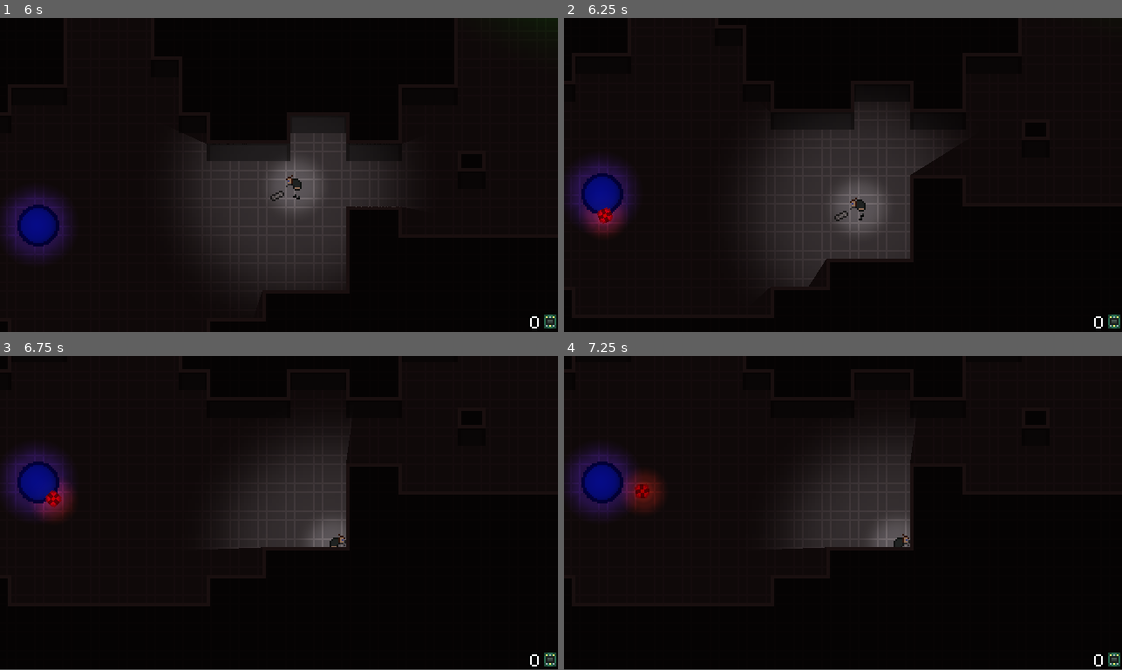
Above: before the commit, frames 1-4 (two rows, left to right).
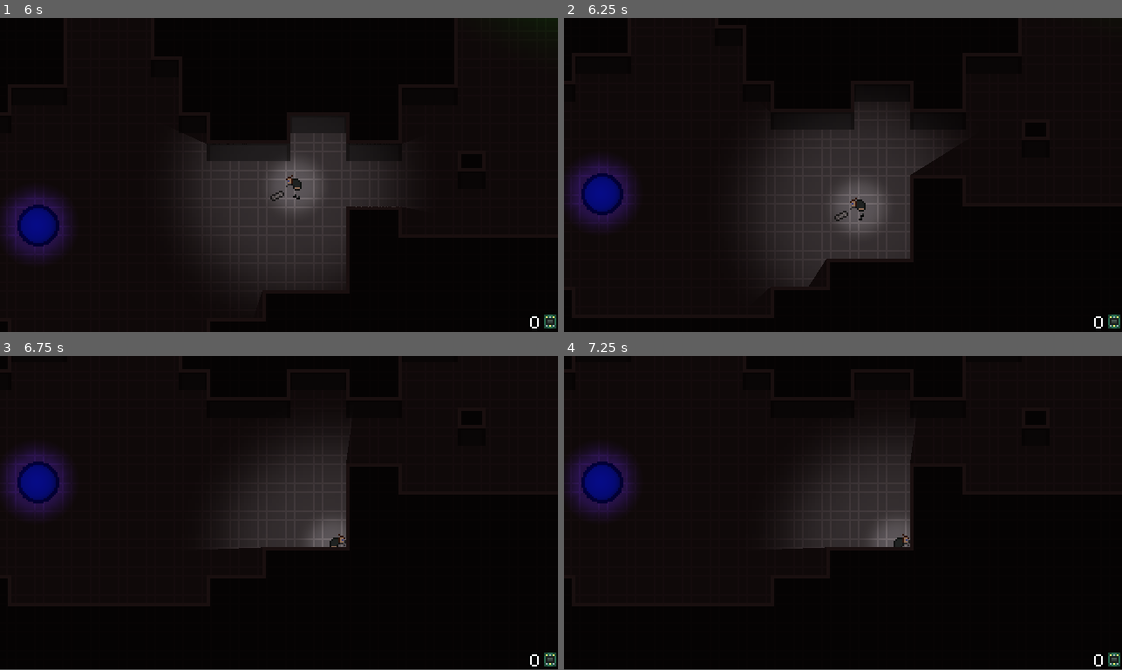
Above: after the commit, the same moments.

Repository: Evanaellio/ludumdare46
Game: Godot game, scene res://Game/Game.tscn
Two runs of this game, one before a commit and one after it. Both use one fixed random seed, a clock stepped at 60 frames per second and the inputs below. The engine's default icon, where the game draws it, is replaced by a stand-in: a white triangle on a blue panel in a dark square. Sound files missing from this copy of the repository are replaced by a short silence.
Inputs:
- Up to frame 1 (6 s): click "New game" at 0.5 s; tap Enter at 1.25, 5.75 s; hold D (Right) 1.28-2.03 s; tap E (Use) at 1.35, 2.3, 2.85, 3.6, 4.55, 5.1, 5.85 s; hold S (Down) 2.03-2.78 s; tap Space (Attack) at 2.1, 4.35, 5 s; hold D (Right) 2.78-3.53 s; hold W (Up) 3.53-4.28 s; hold A (Left) 4.28-5.78 s; hold S (Down) from 5.78 s (still down)
- Up to frame 2 (6.25 s): keep holding S (Down)
- Up to frame 3 (6.75 s): release S (Down) at 6.53 s; hold D (Right) from 6.53 s (still down); tap Space (Attack) at 6.6 s
- Up to frame 4 (7.25 s): keep holding D (Right); tap E (Use) at 6.8 s

Frame 1 is identical in both runs. In frame 2, 0.5% of the frame differs, in the area x 3-11%, y 60-70%; in frame 3, 0.5%; in frame 4, 0.7%, in the area x 10-18%, y 36-50%.
Error before the commit: Trying to assign value of type 'AudioStreamPlayer2D' to a variable of type 'AudioStreamPlayer'. (res://Prefabs/player/Keyboard.gd:7)
Error after the commit: Parse Error: Parse error: Spaces used before tabs on a line (res://Prefabs/Puppeteer/Puppeteer.gd:18)

Commit message:
fix final wave

Diff:
--- a/Prefabs/Drone/Drone.gd
+++ b/Prefabs/Drone/Drone.gd
@@ -81,7 +81,7 @@
 func _calculate_new_path():
 
 	if target == null:
-		pass
+		return
 
 	# Finds path
 	var nextpath = navigation2D.get_simple_path(position, target.position)
--- a/Prefabs/Electronics/Electronics.tscn
+++ b/Prefabs/Electronics/Electronics.tscn
@@ -10,6 +10,7 @@
 script = ExtResource( 2 )
 
 [node name="Sounds" type="AudioStreamPlayer2D" parent="."]
+volume_db = -10.0
 bus = "SFX"
 
 [node name="Tween" type="Tween" parent="."]
--- a/Prefabs/Puppeteer/Puppeteer.gd
+++ b/Prefabs/Puppeteer/Puppeteer.gd
@@ -15,15 +15,15 @@
 	{
 		DRONE_EASY: 8, DRONE_MEDIUM: 2,
 	},
-	{
-		DRONE_EASY: 5, DRONE_MEDIUM: 10,
-	},
-	{
-		DRONE_EASY: 5, DRONE_MEDIUM: 10, DRONE_HARD: 2,
-	},
-	{
-		DRONE_EASY: 10, DRONE_MEDIUM: 10, DRONE_HARD: 5,
-	},
+ 	{
+ 		DRONE_EASY: 5, DRONE_MEDIUM: 10,
+ 	},
+ 	{
+ 		DRONE_EASY: 5, DRONE_MEDIUM: 10, DRONE_HARD: 2,
+ 	},
+ 	{
+ 		DRONE_EASY: 10, DRONE_MEDIUM: 10, DRONE_HARD: 5,
+ 	},
 ]
 
 const PARAMETERS = {
@@ -84,7 +84,7 @@
 	current_wave.clear()
 	$SpawnTimer.stop()
 
-	if current_wave_num == WAVES.size()-1:
+	if current_wave_num >= WAVES.size():
 		emit_signal("all_waves_completed", self, WAVES.size())
 		print_debug("All waves completed !")
 	else:
@@ -100,7 +100,7 @@
 	spawn_count = 0
 
 	if current_wave_num >= WAVES.size():
-		pass
+		return
 
 	current_wave = WAVES[current_wave_num - 1]
 
--- a/Prefabs/player/Player.gd
+++ b/Prefabs/player/Player.gd
@@ -58,7 +58,7 @@
 
 func useItem():
 	if in_range_items.size() == 0:
-		pass
+		return
 
 	var target = in_range_items.front()
 
